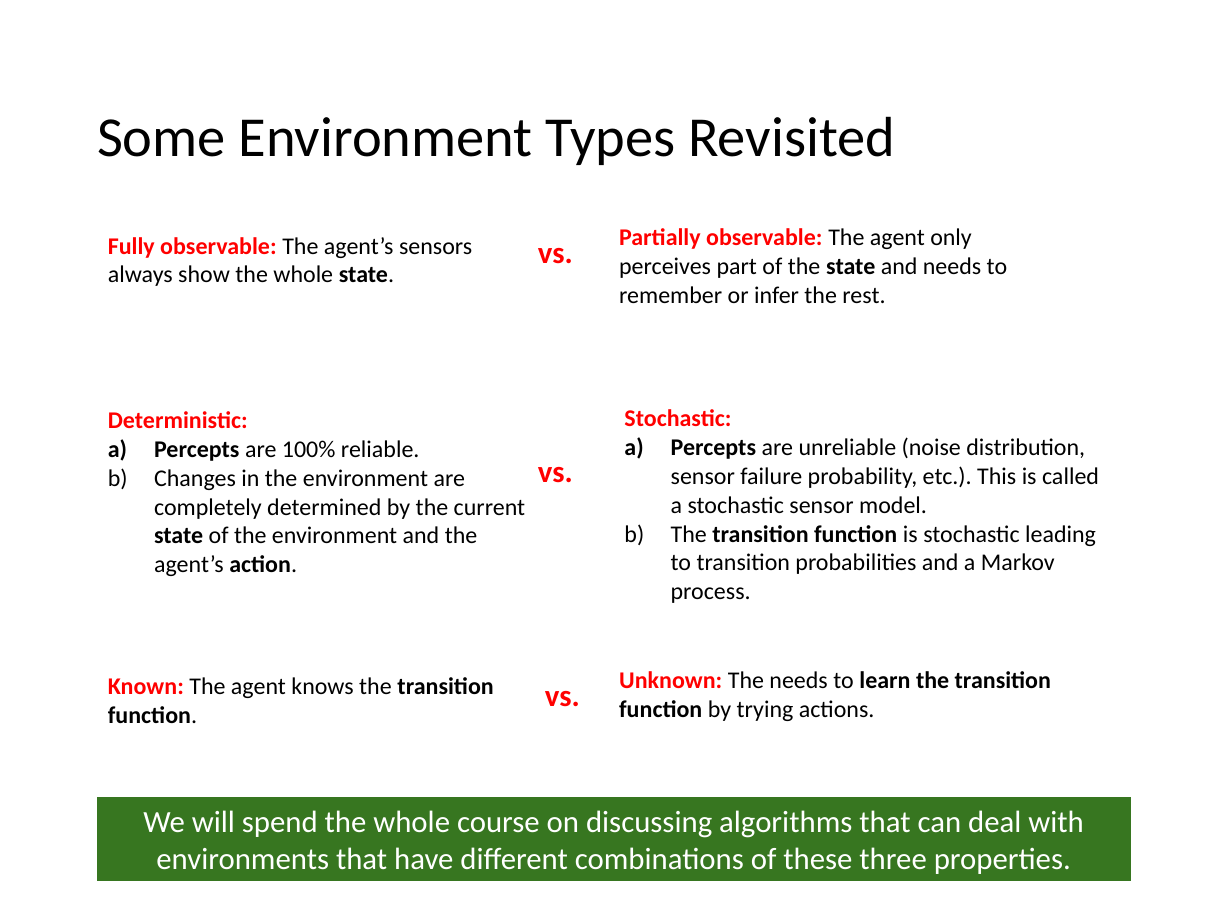
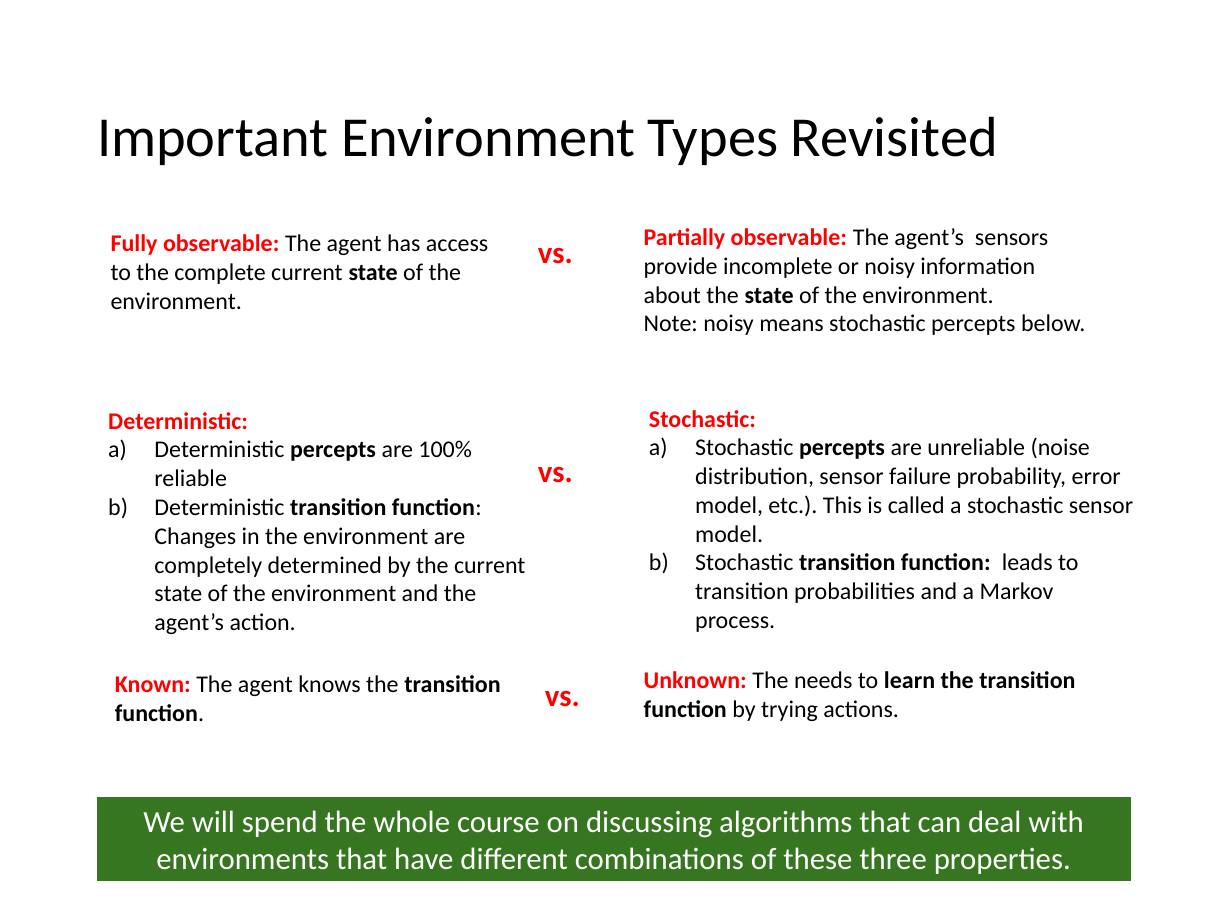
Before and after one commit to mhahsler/CS7320-AI, a slide deck: slide 41 of slides/02_agents.pptx. Drawn at 1232x924 pixels with LibreOffice and Linux fonts; fonts in the diff are those of the drawing. Boxes give left, top, right and bottom in pixels: in the first picture for what was removed or moved away, otherwise in the second. Text is boxed around its words. In the diff, an @@ line names an element or a change of style, - is before the commit and + after.

Commit message:
improved environment properties description.

```diff
--- a/slides/02_agents.pptx
+++ b/slides/02_agents.pptx
@@ title at bbox=[97, 116, 998, 165]: text changed @@
-Some Environment Types Revisited
+Important Environment Types Revisited
@@ text at bbox=[111, 234, 488, 309]: text changed @@
-Fully observable: The agent’s sensors always show the whole state.
+Fully observable: The agent has access to the complete current state of the environment.
@@ text at bbox=[644, 228, 1085, 335]: text changed @@
-Partially observable: The agent only perceives part of the state and needs to remember or infer the rest.
+Partially observable: The agent’s sensors provide incomplete or noisy information about the state of the environment.
+Note: noisy means stochastic percepts below.
@@ text "Stochastic:": place and size @@
-text "Stochastic:" at bbox=[624, 409, 1099, 603]
+text "Stochastic:" at bbox=[649, 410, 1133, 632]
@@ text at bbox=[154, 440, 525, 634]: text changed @@
-a) Percepts are 100% reliable.
-b) Changes in the environment are completely determined by the current state of the environment and the agent’s action.
+a) Deterministic percepts are 100% reliable
+b) Deterministic transition function: Changes in the environment are completely determined by the current state of the environment and the agent’s action.
@@ text at bbox=[695, 437, 1133, 632]: text changed @@
-a) Percepts are unreliable (noise distribution, sensor failure probability, etc.). This is called a stochastic sensor model.
-b) The transition function is stochastic leading to transition probabilities and a Markov process.
+a) Stochastic percepts are unreliable (noise distribution, sensor failure probability, error model, etc.). This is called a stochastic sensor model.
+b) Stochastic transition function: leads to transition probabilities and a Markov process.
@@ text "Unknown: The needs to learn ...": place and size @@
-text "Unknown: The needs to learn ..." at bbox=[619, 671, 1051, 721]
+text "Unknown: The needs to learn ..." at bbox=[644, 671, 1075, 721]
@@ text "Known: The agent knows the ...": place and size @@
-text "Known: The agent knows the ..." at bbox=[108, 677, 493, 723]
+text "Known: The agent knows the ..." at bbox=[115, 675, 500, 721]
```
Also in this commit, not shown: 2 other files.
